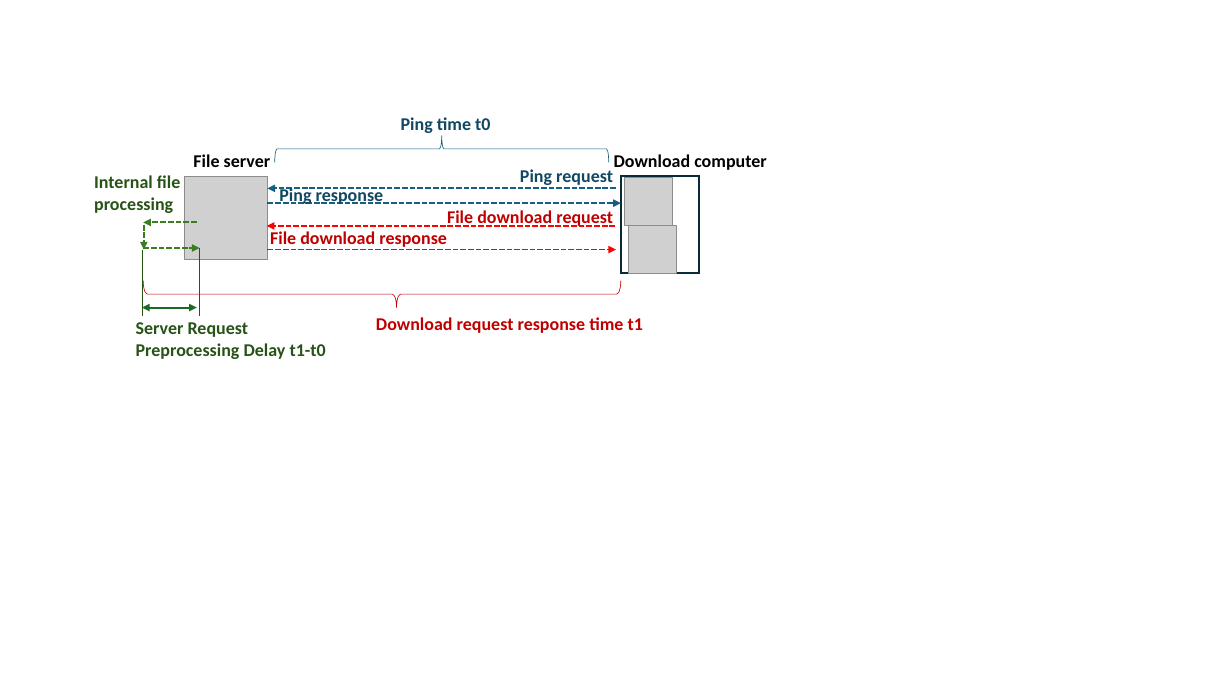
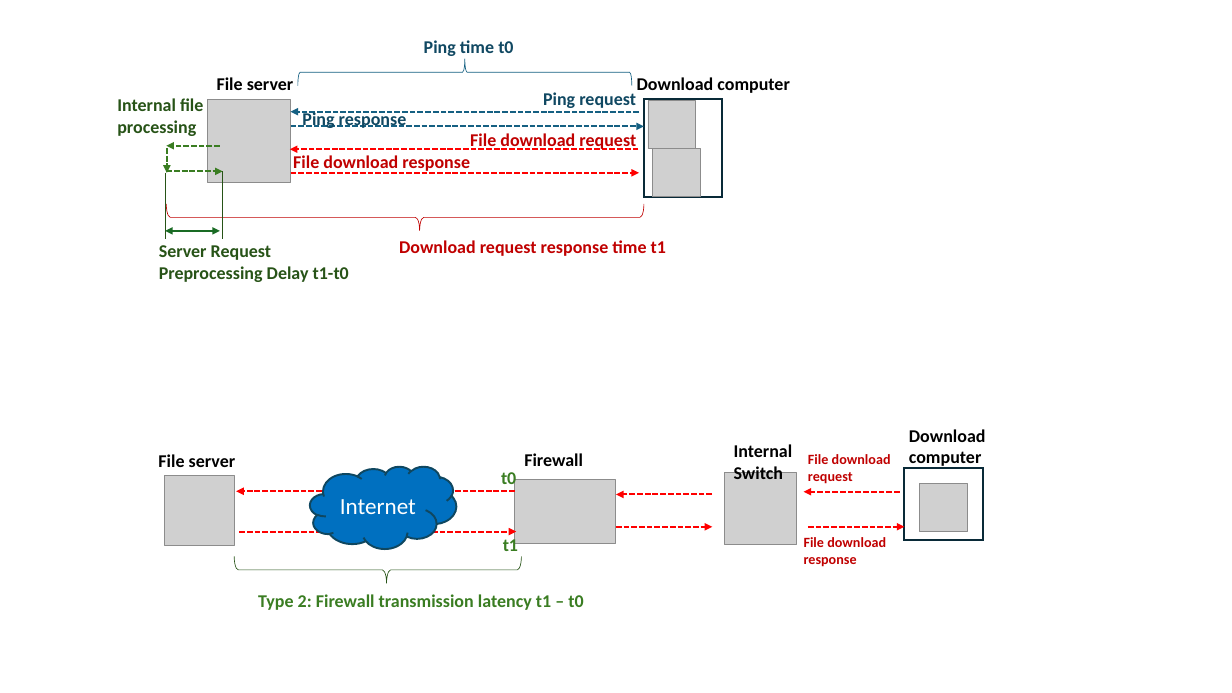
Before and after one commit to LiuYuancheng/Distribution_Data_Viewer, a slide deck: slide 3 of doc/designDoc.pptx (slide 1 before the commit). Drawn at 1232x693 pixels with LibreOffice and Linux fonts; fonts in the diff are those of the drawing; grey boxes stand for pictures. Boxes give left, top, right and bottom in pixels: in the first picture for what was removed or moved away, otherwise in the second. Text is boxed around its words. In the diff, an @@ line names an element or a change of style, - is before the commit and + after.

```diff
--- a/doc/designDoc.pptx
+++ b/doc/designDoc.pptx
@@ 10 texts, 7 arrows, 3 pictures, 2 left braces, 2 lines, 1 rectangle, 1 double arrow: place and size @@
-10 texts, 7 arrows, 3 pictures, 2 left braces, 2 lines, 1 rectangle, 1 double arrow at bbox=[94, 117, 767, 359]
+10 texts, 7 arrows, 3 pictures, 2 left braces, 2 lines, 1 rectangle, 1 double arrow at bbox=[117, 40, 790, 282]
@@ text added at bbox=[734, 444, 793, 479], 14 pt, text #000000, bold @@
+Internal Switch
@@ text added at bbox=[909, 429, 986, 469], 14 pt, text #000000, bold @@
+Download computer
@@ text added at bbox=[158, 454, 236, 467], 14 pt, text #000000, bold @@
+File server
@@ picture added at bbox=[165, 476, 235, 546] @@
@@ cloud added at bbox=[310, 467, 456, 549], fill #0070C0, outline #104760 1.5 pt, 18 pt, text #FFFFFF @@
+Internet
@@ text added at bbox=[501, 472, 516, 489], 14 pt, text #3B7D23, bold @@
+t0
@@ text added at bbox=[524, 453, 583, 466], 14 pt, text #000000, bold @@
+Firewall
@@ picture added at bbox=[725, 473, 797, 545] @@
@@ text added at bbox=[808, 454, 891, 484], 11 pt, text #C00000, bold @@
+File download request
@@ rectangle added at bbox=[905, 468, 983, 540], outline #092A39 1.5 pt @@
@@ arrow added from (515, 492) to (237, 492), #FF0000 1.5 pt dashed @@
@@ picture added at bbox=[515, 480, 616, 543] @@
@@ arrow added from (713, 494) to (616, 494), #FF0000 1.5 pt dashed @@
@@ arrow added from (900, 492) to (804, 492), #FF0000 1.5 pt dashed @@
@@ picture added at bbox=[920, 483, 968, 531] @@
@@ arrow added from (239, 531) to (517, 531), #FF0000 1.5 pt dashed @@
@@ text added at bbox=[503, 536, 518, 551], 14 pt, text #3B7D23, bold @@
+t1
@@ arrow added from (616, 527) to (713, 527), #FF0000 1.5 pt dashed @@
@@ text added at bbox=[804, 537, 886, 567], 11 pt, text #C00000, bold @@
+File download response
@@ arrow added from (808, 527) to (905, 527), #FF0000 1.5 pt dashed @@
@@ left brace added at bbox=[234, 556, 521, 583], outline #275417 0.5 pt @@
@@ text added at bbox=[258, 594, 583, 610], 14 pt, text #3B7D23, bold @@
+Type 2: Firewall transmission latency t1 – t0
```
Also in this commit, not shown: 3 slides added, 7 other files.
